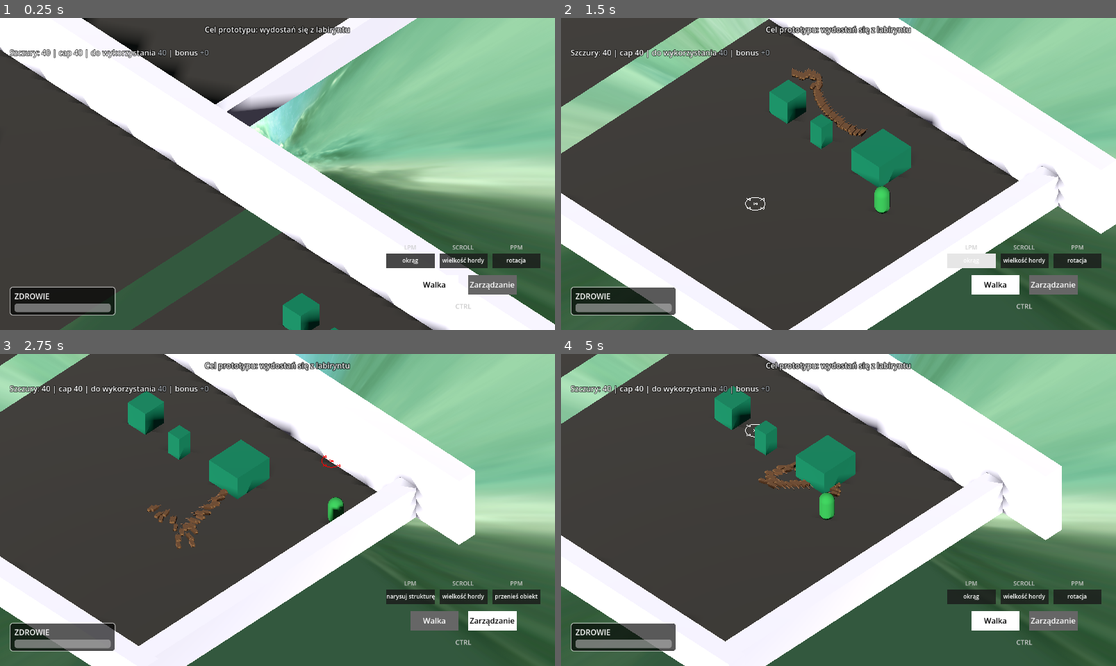
Above: before the commit, frames 1-4 (two rows, left to right).
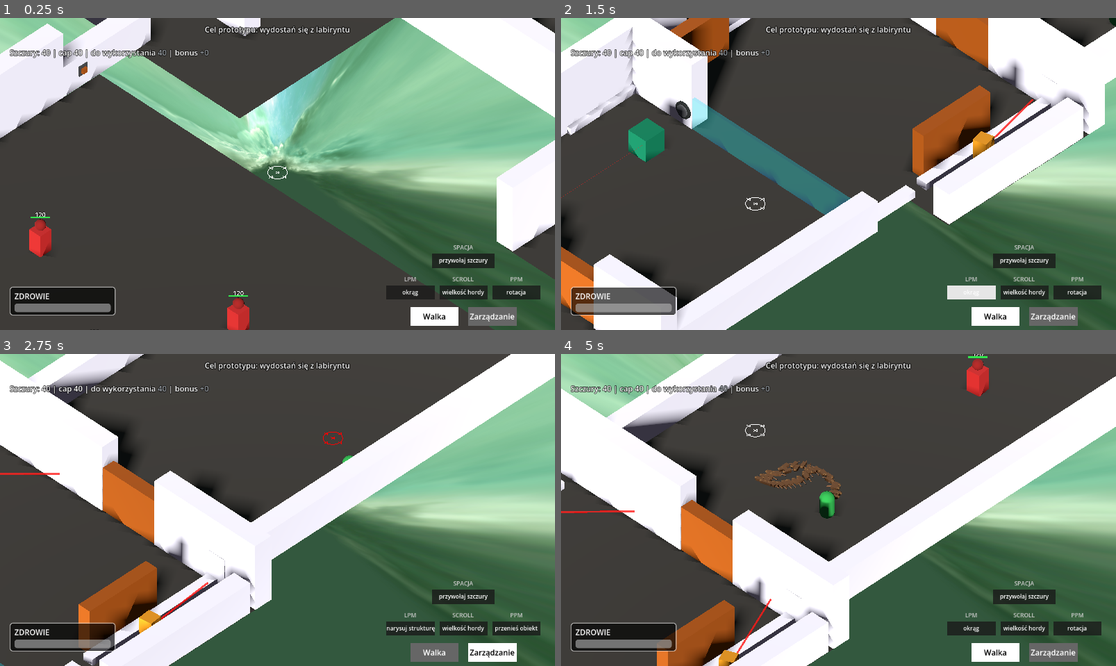
Above: after the commit, the same moments.

Repository: VirtuaIL/ZTGK-Prototyp
Game: Godot game, scene res://scenes/main.tscn
Same seed, same stepped clock (60 frames per second), same inputs: the game is played once before the commit and once after it.
Inputs (mouse positions are in pixels of both pictures, inside the frame that each line leads up to):
- Up to frame 1 (0.25 s): no input
- Up to frame 2 (1.5 s): tap Enter at 0.5 s; move the mouse to (960, 158) at 0.52 s; hold D (move_right) 0.53-1.25 s; hold Space (recall_rats) 0.53-1.25 s; click (960, 158) at 0.67 s; drag from (727, 189) to (810, 236) at 1.27 s
- Up to frame 3 (2.75 s): move the mouse to (333, 441) at 2.02 s; hold D (move_right) from 2.03 s (still down); hold Ctrl from 2.03 s (still down); tap Space (recall_rats) at 2.3 s
- Up to frame 4 (5 s): release D (move_right) at 2.75 s; release Ctrl at 2.75 s; drag from (810, 572) to (672, 463) at 2.77 s; move the mouse to (1005, 556) at 3.52 s; hold A (move_left) 3.53-4.25 s; hold Space (recall_rats) 3.53-4.25 s; drag from (672, 463) to (755, 432) at 4.27 s

The runs differ from the first frame. In frame 1, 41% of the frame differs, in the area x 0-100%, y 0-100%; in frame 2, 64%; in frame 3, 52%; in frame 4, 51%.

Commit message:
boss fight and other fixes

Diff:
--- a/scenes/main.tscn
+++ b/scenes/main.tscn
@@ -117,7 +117,7 @@
 size = 16.0
 
 [node name="Player" parent="." unique_id=1407634471 instance=ExtResource("2_player")]
-transform = Transform3D(1, 0, 0, 0, 1, 0, 0, 0, 1, -10.338514, -1.1444092e-05, -11.514845)
+transform = Transform3D(1, 0, 0, 0, 1, 0, 0, 0, 1, -29.743446, -1.1444092e-05, -197.22224)
 
 [node name="RatManager" type="Node3D" parent="." unique_id=169060230]
 script = ExtResource("4_rat_man")
--- a/scripts/boss_turret.gd
+++ b/scripts/boss_turret.gd
@@ -60,6 +60,9 @@
 # Retreat State
 var retreat_phase: int = 0
 var current_retreat_target: Node3D = null
+var retreat_timeout_timer: float = 0.0
+var heal_cooldown: float = 0.0
+var _last_health: float = 0.0
 
 # Health UI
 var canvas_layer: CanvasLayer
@@ -141,6 +144,9 @@
 		player_node.hp_regen_rate = 0.0
 		if canvas_layer:
 			canvas_layer.visible = true
+
+	if heal_cooldown > 0.0:
+		heal_cooldown -= delta
 
 	match current_state:
 		State.IDLE:
@@ -158,7 +164,7 @@
 	_aim_at_player(delta)
 	mode_timer -= delta
 	if mode_timer <= 0:
-		if health < max_health * 0.7:
+		if health < max_health * 0.7 and heal_cooldown <= 0.0:
 			var crystals = get_tree().get_nodes_in_group("healing_crystals")
 			if crystals.size() > 0:
 				var closest_crystal: Node3D = null
@@ -173,6 +179,7 @@
 					current_retreat_target = closest_crystal
 					current_state = State.RETREAT_HEAL
 					retreat_phase = 0
+					retreat_timeout_timer = 4.0 # Max 4 seconds waiting for heal
 					return
 
 		_transition_to_next_mode()
@@ -391,7 +398,8 @@
 		boss_hp_bar.value = health
 		boss_hp_bar.max_value = max_health
 
-	_flash_hit()
+	if amount > 0:
+		_flash_hit()
 
 	if health <= 0.0:
 		_die()
@@ -533,31 +541,37 @@
 
 # --- RETREAT HEAL ---
 func _process_retreat_heal(delta: float) -> void:
-	if not current_retreat_target or not is_instance_valid(current_retreat_target):
-		current_state = State.IDLE
-		mode_timer = mode_switch_time
-		return
+	if retreat_phase < 2 and (not current_retreat_target or not is_instance_valid(current_retreat_target)):
+		retreat_phase = 2 # Crystal destroyed, return to fight or abort
 
 	if retreat_phase == 0: # Moving to crystal
-		var target_pos = current_retreat_target.global_position
-		# Stay a decent distance away, or go directly adjacent to it
-		target_pos.y = original_position.y # Try to maintain normal flight height if possible
-		var dist = global_position.distance_to(target_pos)
-
-		# Move towards it
-		if dist > 3.0:
-			var step = fly_speed * delta
-			global_position = global_position.move_toward(target_pos, step)
-			_aim_at_player(delta)
-		else:
-			retreat_phase = 1 # Reached, now we wait
+		if current_retreat_target:
+			var target_pos = current_retreat_target.global_position
+			target_pos.y = original_position.y # Try to maintain normal flight height if possible
+			var dist = global_position.distance_to(target_pos)
+
+			if dist > 3.0:
+				var step = fly_speed * delta
+				global_position = global_position.move_toward(target_pos, step)
+				_aim_at_player(delta)
+			else:
+				retreat_phase = 1 # Reached, now we wait
+				_last_health = health
+				retreat_timeout_timer = 4.0
 
 	elif retreat_phase == 1: # Waiting for heal
 		_aim_at_player(delta)
 
-		if health >= max_health - 1.0:
-			retreat_phase = 2 # fully healed, returning
-			current_retreat_target = null
+		# Reset timeout if being healed
+		if health > _last_health:
+			retreat_timeout_timer = 4.0
+		else:
+			retreat_timeout_timer -= delta
+
+		_last_health = health
+
+		if health >= max_health - 1.0 or retreat_timeout_timer <= 0.0:
+			retreat_phase = 2 # fully healed or timed out, returning
 
 	elif retreat_phase == 2: # Returning home
 		var target_pos = original_position
@@ -570,4 +584,6 @@
 		else:
 			global_position = target_pos
 			current_state = State.IDLE
+			heal_cooldown = 15.0 # Don't try to heal again immediately
+			current_retreat_target = null
 			mode_timer = mode_switch_time
--- a/scripts/box.gd
+++ b/scripts/box.gd
@@ -19,6 +19,12 @@
 	collision_layer = 4 # Layer 3: Movable
 	collision_mask = 31 | (1 << 8)  # Floor (1) + Player (2) + Movable (4) + Walls (8) + Barrier (16) + RatStructures (9)
 	_spawn_position = global_position
+	add_to_group("boxes")
+
+func _activate_reset_to_spawn() -> void:
+	global_position = _spawn_position
+	velocity = Vector3.ZERO
+	object_reset.emit()
 
 
 func _physics_process(delta: float) -> void:
--- a/scripts/healing_crystal.gd
+++ b/scripts/healing_crystal.gd
@@ -40,21 +40,36 @@
 	var closest_boss: bossTurret = null
 	var closest_dist = heal_range + 0.1
 
+	var space_state := get_world_3d().direct_space_state
+
 	for boss in bosses:
 		if boss is bossTurret:
 			if boss.current_state != bossTurret.State.DEAD and boss.health < boss.max_health:
 				var dist = global_position.distance_to(boss.global_position)
 				if dist <= heal_range and dist < closest_dist:
-					closest_dist = dist
-					closest_boss = boss
+					var start_pos = global_position
+					var end_pos = boss.global_position + Vector3(0, 0.7, 0)
+					var query = PhysicsRayQueryParameters3D.create(start_pos, end_pos)
+					query.collision_mask = 8 | 4 | (1 << 8) # Walls (8) + Movable (4) + RatStructures (256)
+					query.exclude = [boss.get_rid()]
+					var hit = space_state.intersect_ray(query)
+
+					if hit:
+						# Blocked connection: still display the laser towards the blockage
+						_update_laser_visuals(start_pos, hit.position)
+						closest_boss = null # Ensures no healing logic runs
+						healed_anyone = true # Ensures laser_mesh.visible doesn't get set to false unnecessarily
+					else:
+						closest_dist = dist
+						closest_boss = boss
 
 	if closest_boss:
-		# We found a boss to heal
+		# We found a boss to heal and line of sight is clear
 		healed_anyone = true
 		closest_boss.take_damage(-heal_rate * delta)
 
-		# Draw laser
-		_update_laser_visuals(global_position, closest_boss.global_position + Vector3(0, 0.7, 0)) # Point at center
+		# Draw laser fully to boss
+		_update_laser_visuals(global_position, closest_boss.global_position + Vector3(0, 0.7, 0))
 
 	if not healed_anyone:
 		laser_mesh.visible = false
--- a/scripts/main.gd
+++ b/scripts/main.gd
@@ -11,6 +11,7 @@
 var lpm_rect_val: ColorRect
 var spm_rect_val: ColorRect
 var ppm_rect_val: ColorRect
+var space_rect_val: ColorRect
 var mode_label_combat: Label
 var mode_label_build: Label
 var cheatsheet_panel: Panel
@@ -112,6 +113,16 @@
 	ppm_rect_val = ppm_box.get_child(1) as ColorRect
 	ppm_label_val = ppm_rect_val.get_child(0) as Label
 
+	var space_box = _create_action_box("SPACJA")
+	space_rect_val = space_box.get_child(1) as ColorRect
+	var space_label_val = space_rect_val.get_child(0) as Label
+	space_label_val.text = "przywołaj szczury"
+	space_rect_val.custom_minimum_size = Vector2(130, 30)
+
+	var space_hbox = HBoxContainer.new()
+	space_hbox.alignment = BoxContainer.ALIGNMENT_CENTER
+	space_hbox.add_child(space_box)
+
 	actions_hbox.add_child(lpm_box)
 	actions_hbox.add_child(spm_box)
 	actions_hbox.add_child(ppm_box)
@@ -151,6 +162,7 @@
 	ctrl_label.add_theme_color_override("font_color", Color(0.8, 0.8, 0.8))
 	ctrl_label.add_theme_font_size_override("font_size", 14)
 
+	main_vbox.add_child(space_hbox)
 	main_vbox.add_child(actions_hbox)
 	main_vbox.add_child(mode_hbox)
 	main_vbox.add_child(ctrl_label)
@@ -332,6 +344,7 @@
 
 	if lpm_rect_val: lpm_rect_val.color = highlight_color if Input.is_mouse_button_pressed(MOUSE_BUTTON_LEFT) else normal_color
 	if ppm_rect_val: ppm_rect_val.color = highlight_color if Input.is_mouse_button_pressed(MOUSE_BUTTON_RIGHT) else normal_color
+	if space_rect_val: space_rect_val.color = highlight_color if Input.is_action_pressed("recall_rats") else normal_color
 
 	if _scroll_highlight_timer > 0.0:
 		_scroll_highlight_timer -= delta
--- a/scripts/player.gd
+++ b/scripts/player.gd
@@ -100,6 +100,10 @@
 
 
 func die() -> void:
+	for box in get_tree().get_nodes_in_group("boxes"):
+		if box.has_method("_activate_reset_to_spawn"):
+			box._activate_reset_to_spawn()
+
 	global_position = _spawn_position
 	velocity = Vector3.ZERO
 	current_hp = max_hp
--- a/scripts/rat_manager.gd
+++ b/scripts/rat_manager.gd
@@ -1811,14 +1811,21 @@
 			r.velocity = Vector3.ZERO
 
 	var arrival_dist_sq := 0.05 * 0.05
-	for r in grabbed_object.get("carrier_rats"):
+	var arrived_count := 0
+	var total_count := 0
+	for r in carriers:
 		if r == null:
 			continue
+		total_count += 1
 		var flat_pos := Vector2(r.global_position.x, r.global_position.z)
 		var flat_target := Vector2(r.blob_target.x, r.blob_target.z)
-		if flat_pos.distance_squared_to(flat_target) > arrival_dist_sq:
-			return
-	grabbed_object.set("is_surrounded", true)
+		if flat_pos.distance_squared_to(flat_target) <= arrival_dist_sq:
+			arrived_count += 1
+
+	var required_to_start: int = max(1, total_count / 2)
+
+	if arrived_count >= required_to_start:
+		grabbed_object.set("is_surrounded", true)
 
 
 func _process_object_drag() -> void:
--- a/scripts/rat_restorer.gd
+++ b/scripts/rat_restorer.gd
@@ -5,11 +5,22 @@
 
 func _ready() -> void:
 	body_entered.connect(_on_body_entered)
+	for child in get_children():
+		if child is CollisionShape3D:
+			child.scale *= 0.5
 
 
 func _on_body_entered(body: Node) -> void:
 	if not body.is_in_group("player"):
 		return
+
+	var space_state = get_world_3d().direct_space_state
+	var query = PhysicsRayQueryParameters3D.create(global_position, body.global_position)
+	query.collision_mask = 8 # Walls
+	var hit = space_state.intersect_ray(query)
+	if hit:
+		return
+
 	var rat_manager := get_tree().get_first_node_in_group("rat_manager")
 	if rat_manager == null:
 		return
--- a/scripts/wall_button.gd
+++ b/scripts/wall_button.gd
@@ -12,6 +12,11 @@
 var _is_activated: bool = false
 @onready var _button_mesh: MeshInstance3D = $ButtonMesh
 @onready var _original_pos: Vector3 = $ButtonMesh.position
+
+func _ready() -> void:
+	for child in get_children():
+		if child is CollisionShape3D:
+			child.scale *= 2.0
 
 
 func on_projectile_hit() -> void:
